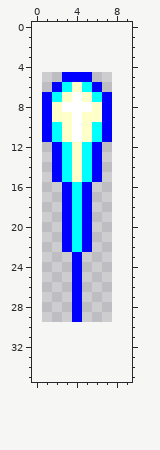
Pixel-art sprite -- sprites/sEnemyCannon/layers/410b4336-9291-4e80-b942-27ba879c1c2b/d8b9382c-bd29-45d6-8fe2-f7d22045b725.png. Above: the version before the commit.
The file is 7x25 pixels. The old version is drawn lined up with the new one, on the new canvas.
And afterwards:
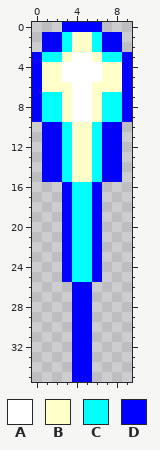
Palette (. is transparent): A #ffffff  B #ffffca  C #00ffff  D #0000ff
Change:
canvas 7x25 -> 10x36, the old top-left corner now at 1,5
y 0: x 3..6 .... -> DDDD
y 1..2: x 1..8 ........ -> DDCBBCDD
y 3: x 0..9 .......... -> DCCBAABCCD
y 4: x 0..9 .......... -> DBBAAAABBD
y 5: x 0..9 ...DDD.... -> DBBAAAABBD
y 6: x 0..9 ..DCBCD... -> DBBBAABBBD
y 7: x 0..1 .D -> DC; x 5..9 BCD.. -> ABCCD
y 8: x 0..3 .DBA -> DCCB; x 7..9 D.. -> CCD
y 9: x 0..2 .DB -> DCC; x 5 B -> A; x 7..9 D.. -> CCD
y 10..11: x 2..4 CBA -> DCB; x 8 . -> D
y 12..15: x 1 . -> D; x 5..8 CD.. -> BCDD
y 16..22: x 5..6 D. -> CD
y 23..25: x 3..6 .D.. -> DCCD
y 26..29: x 5 . -> D
y 30..35: x 4..5 .. -> DD
Pixel boxes of the changes (left, top, right, bottom) in both pictures:
changed: (32, 22, 132, 382)
